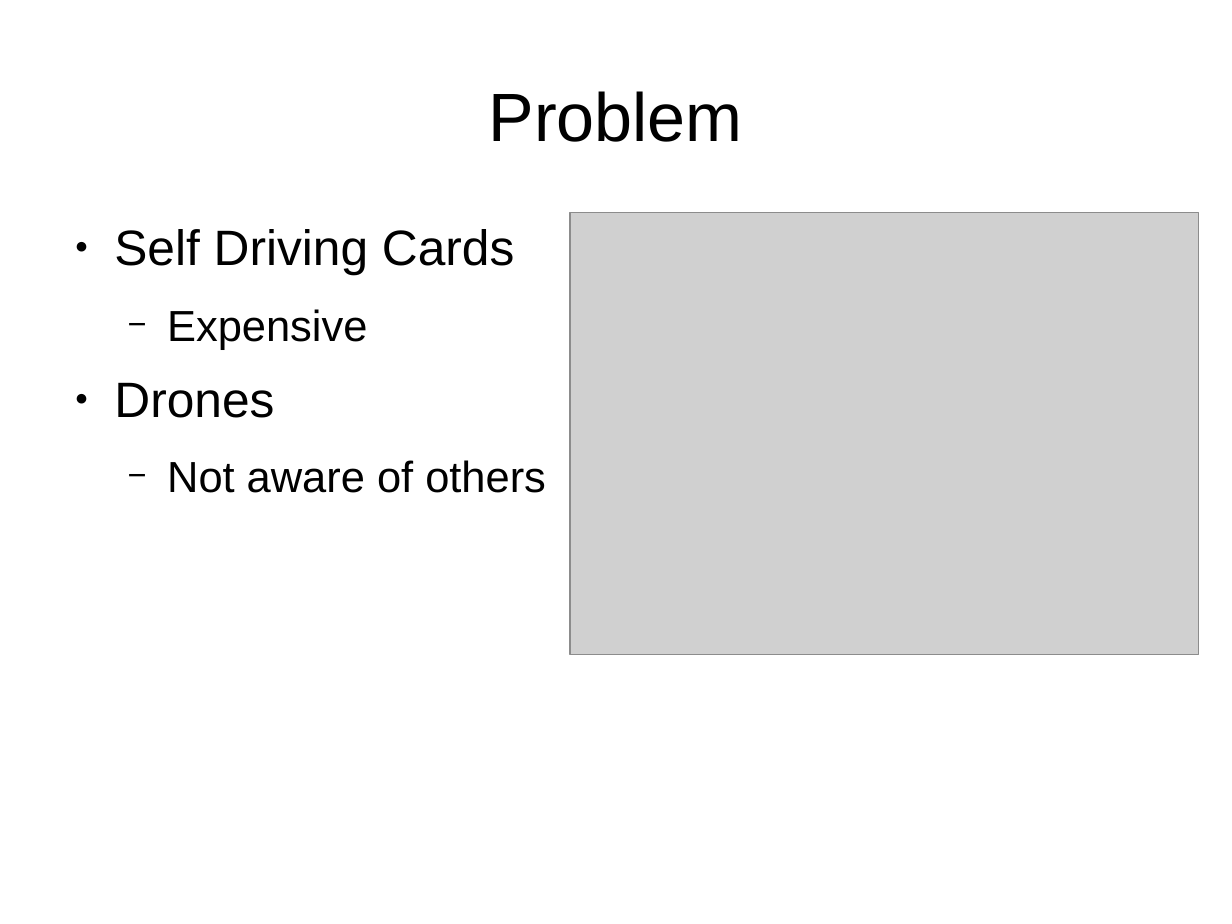
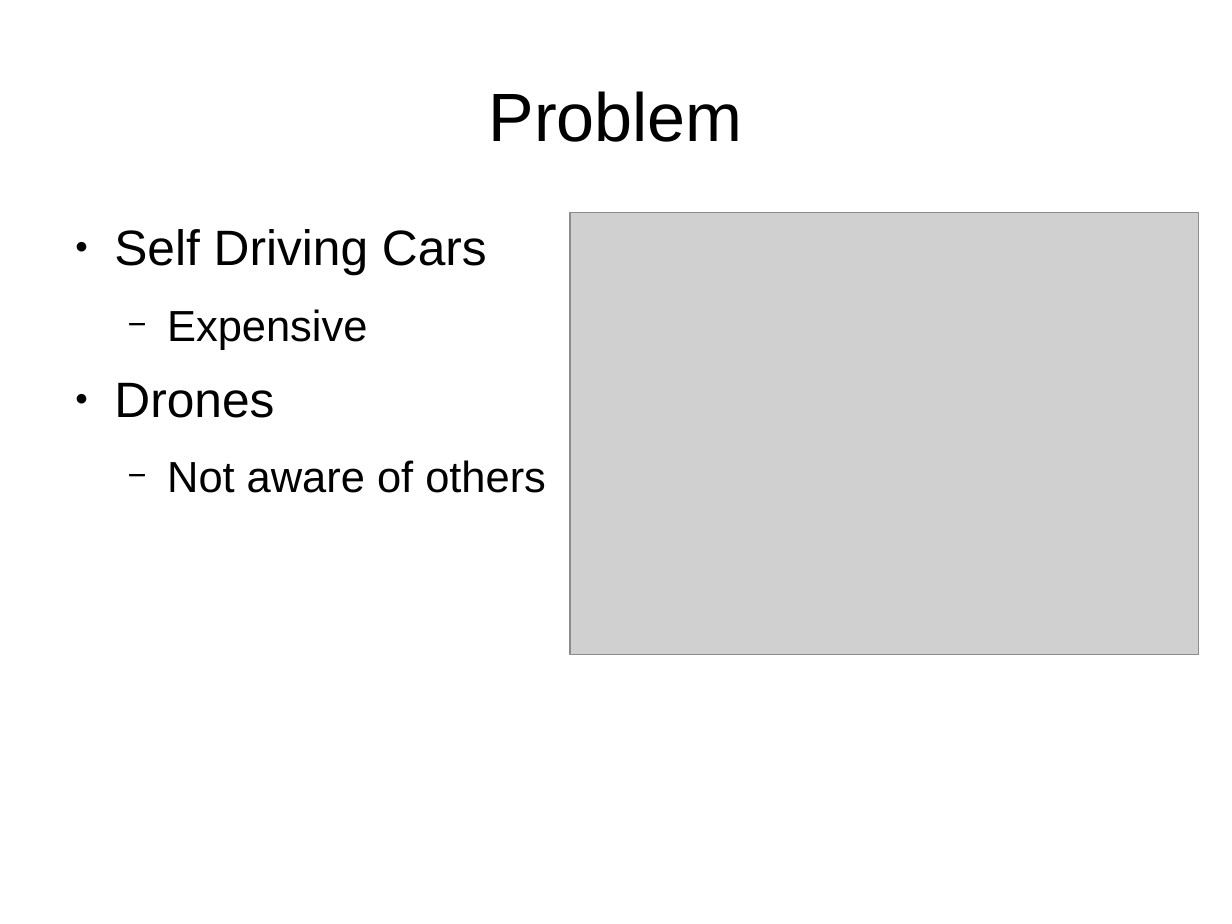
Before and after one commit to andrewazores/Capstone, a slide deck: slide 2 of documentation/problem_statement_presentation.odp. Drawn at 1232x924 pixels with LibreOffice and Linux fonts; fonts in the diff are those of the drawing; grey boxes stand for pictures. Boxes give left, top, right and bottom in pixels: in the first picture for what was removed or moved away, otherwise in the second. Text is boxed around its words. In the diff, an @@ line names an element or a change of style, - is before the commit and + after.

Commit message:
Fix typo ("Self-Driving Cards" !)

```diff
--- a/documentation/problem_statement_presentation.odp
+++ b/documentation/problem_statement_presentation.odp
@@ text at box(114, 229, 487, 275): text changed @@
-● Self Driving Cards
+● Self Driving Cars
```
